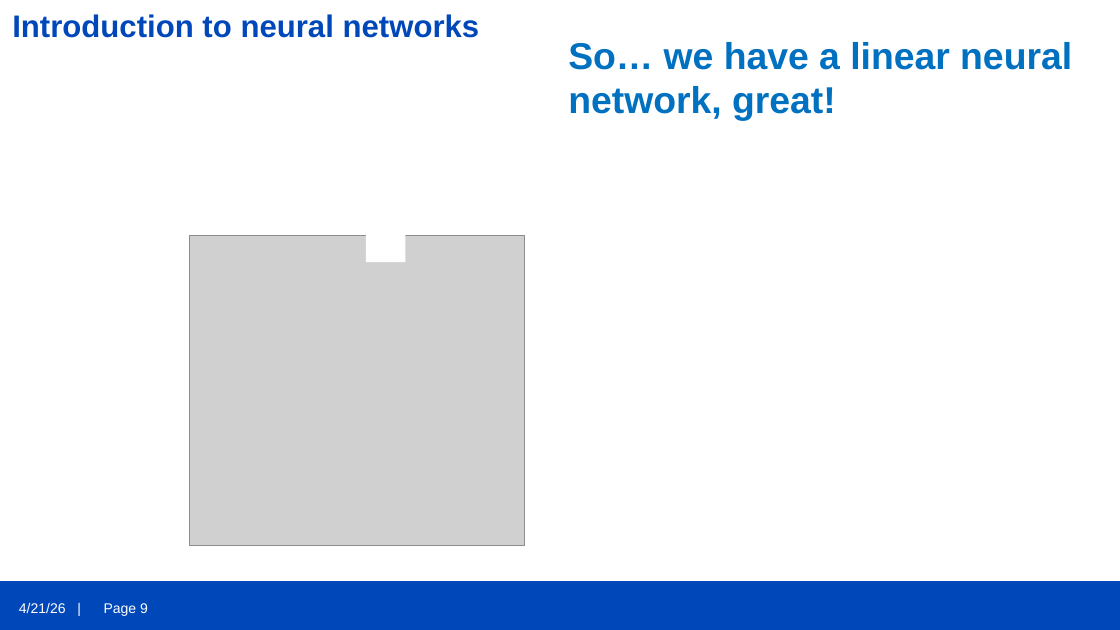
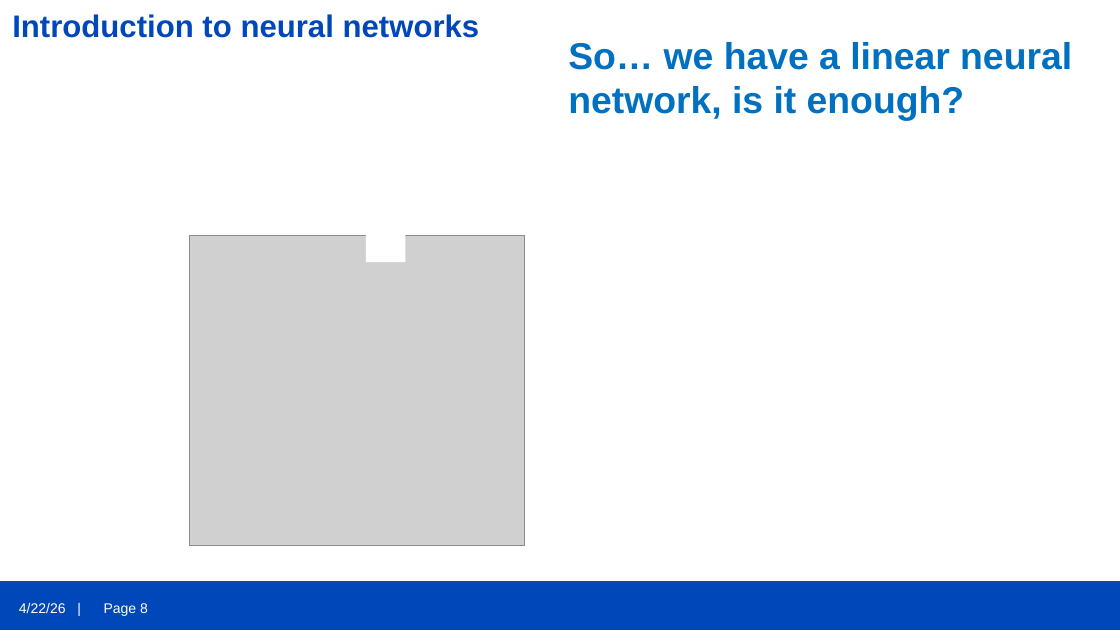
Before and after one commit to OscarGVelasco/DKFZ_bio_2026, a slide deck: slide 8 of Introduction_Neural_nets_Oscar_20April2026.pptx (slide 9 before the commit). Drawn at 1120x630 pixels with LibreOffice and Linux fonts; fonts in the diff are those of the drawing; grey boxes stand for pictures; background and template pictures are left out. Boxes give left, top, right and bottom in pixels: in the first picture for what was removed or moved away, otherwise in the second. Text is boxed around its words. In the diff, an @@ line names an element or a change of style, - is before the commit and + after.

```diff
--- a/Introduction_Neural_nets_Oscar_20April2026.pptx
+++ b/Introduction_Neural_nets_Oscar_20April2026.pptx
@@ text at (568,42,1072,121): text changed @@
-So… we have a linear neural network, great!
+So… we have a linear neural network, is it enough?
@@ text at (19,603,66,613): text changed @@
-4/21/26 |
+4/22/26 |
@@ page number at (104,603,148,616): text changed @@
-Page 9
+Page 8
```
Also in this commit, not shown: 33 other slides changed, 1 slide removed.
